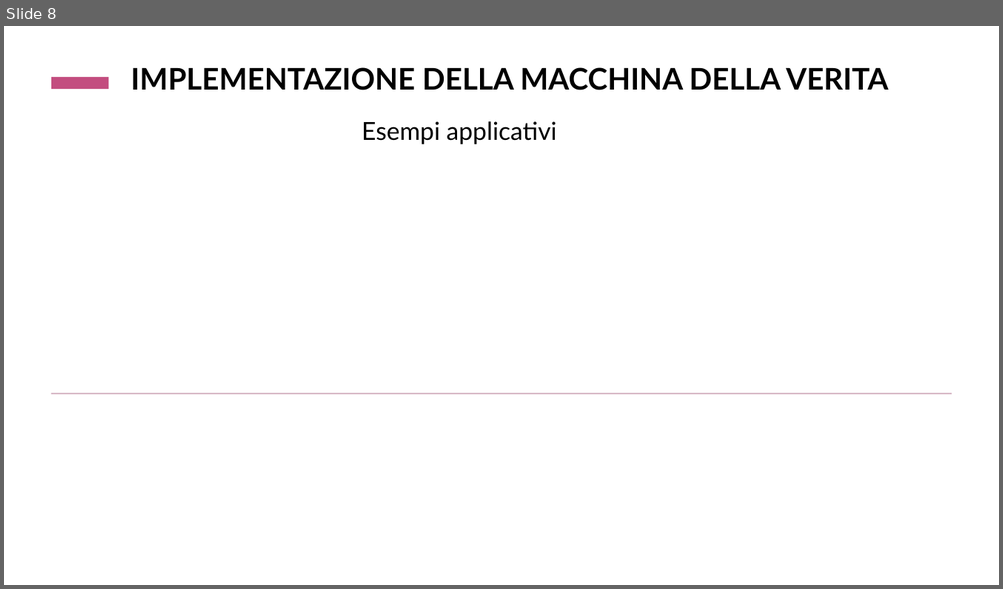
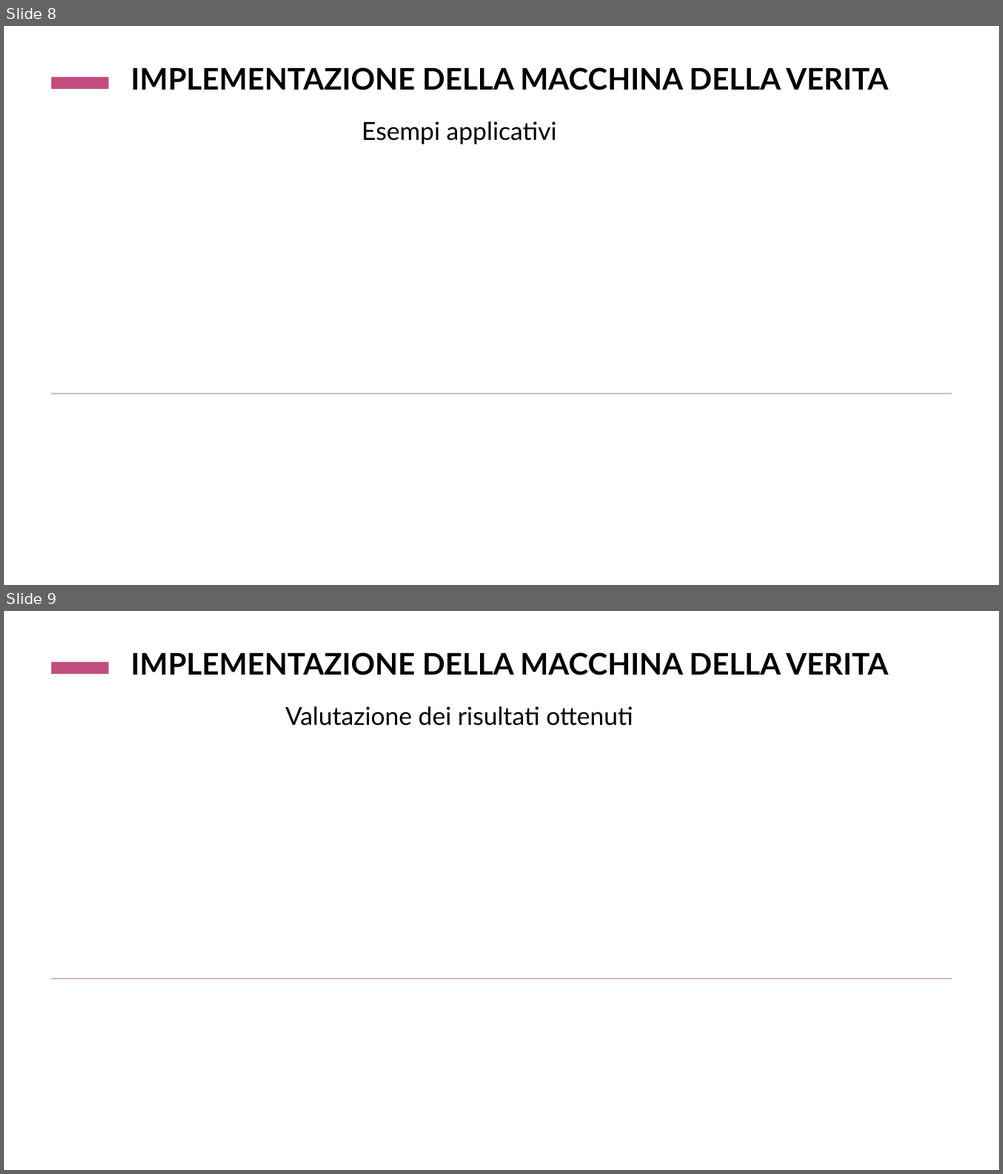
Before and after one commit to ClaudiaMarano/Progetto-Fuzzy, a slide deck: LA VERITÀ STA NEI GESTI.pptx. Shown one above the other, each under a label of ours: slide 8 before the commit, slides 8 and 9 after it. The pictures are 1003x589 and 1003x1174 pixels, drawn with LibreOffice and Linux fonts; fonts in the diff are those of the drawing. Boxes give left, top, right and bottom in pixels: in the first picture for what was removed or moved away, otherwise in the second. Text is boxed around its words. In the diff, an @@ line names an element or a change of style, - is before the commit and + after.

Commit message:
Aggiunta slide valutazione risultati

```diff
--- a/LA VERITÀ STA NEI GESTI.pptx
+++ b/LA VERITÀ STA NEI GESTI.pptx
@@ slide 9 added at (x1=4, y1=611, x2=999, y2=1170), background #FFFFFF; not listed: 2 template elements that a slide beside it also shows @@
@@ title added at (x1=131, y1=652, x2=888, y2=675), 28.8 pt, text #000000, bold @@
+IMPLEMENTAZIONE DELLA MACCHINA DELLA VERITA
@@ text added at (x1=285, y1=706, x2=633, y2=726), 24 pt, text #000000 @@
+Valutazione dei risultati ottenuti
```
